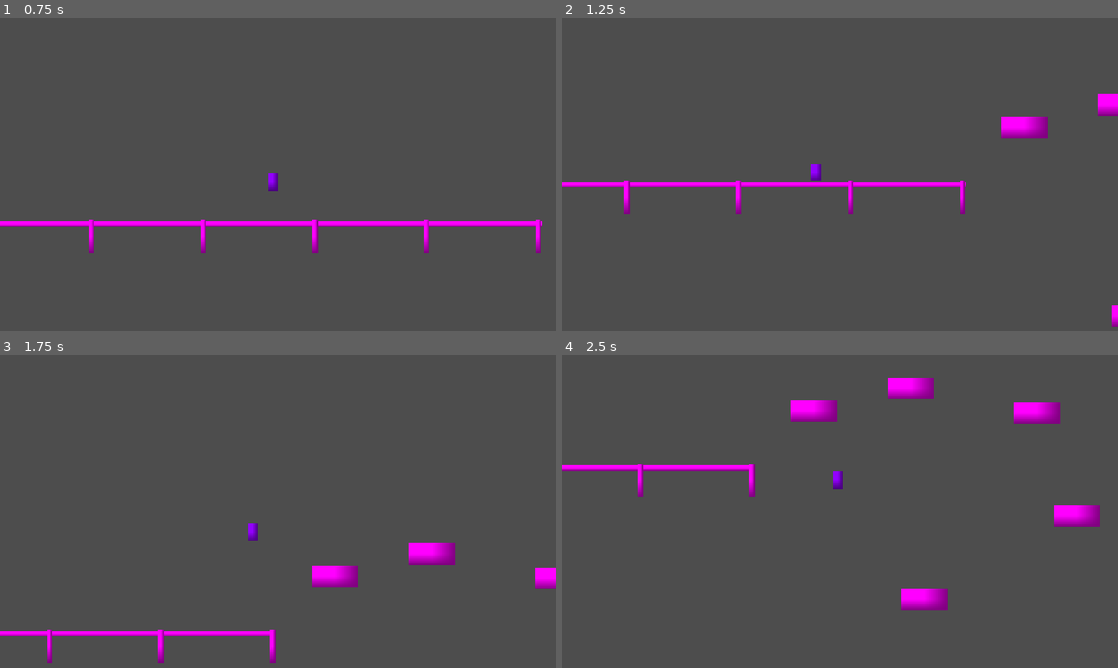
Above: before the commit, frames 1-4 (two rows, left to right).
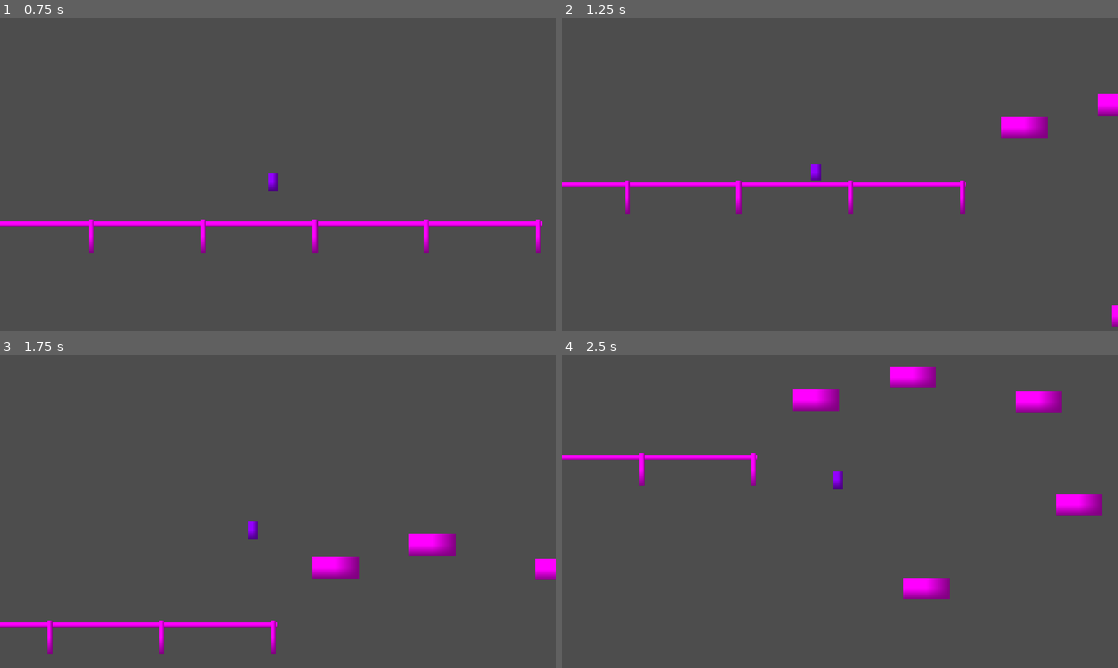
Above: after the commit, the same moments.

Repository: sharwenn-dev/cerulean_eclipse
Game: Godot game, scene res://scenes/test_world.tscn
The game is run twice, just before and just after one commit, with the same random seed, the same clock (stepped at 60 frames per second) and the same inputs.
Inputs:
- Up to frame 1 (0.75 s): tap Enter (ui_accept) at 0.5 s; hold D (ui_right) from 0.53 s (still down); hold Enter (ui_accept) from 0.53 s (still down)
- Up to frame 2 (1.25 s): keep holding D (ui_right); keep holding Enter (ui_accept)
- Up to frame 3 (1.75 s): keep holding D (ui_right); release Enter (ui_accept) at 1.28 s; tap Enter (ui_accept) at 1.35, 1.52 s
- Up to frame 4 (2.5 s): tap Enter (ui_accept) at 1.82 s; release D (ui_right) at 2.03 s; hold A (ui_left) from 2.03 s (still down); hold Enter (ui_accept) from 2.03 s (still down)

Frame 1 is identical in both runs. In frame 2, less than 0.1% of the frame differs, in the area x 11-33%, y 52-63%; in frame 3, 3.6%; in frame 4, 5.3%, in the area x 0-98%, y 3-82%.

Commit message:
11/18/2025 Momentum updates and bug fixes

Diff:
--- a/entities/player.gd
+++ b/entities/player.gd
@@ -1,45 +1,55 @@
 extends CharacterBody2D
-const NORMAL_MAX_SPEED: float = 400.0
-var MAX_SPEED: float = 400.0
-var HOVER_MAX_SPEED: float = 500.0
-const JUMP_VELOCITY: float = -350.0
-const DOUBLE_JUMP_VELOCITY: float = -650.0
-const AERIAL_ACCELERATION: float = 1200.0
-const TURN_ACCELERATION: float = 3000.0
-const HOVER_ACCELERATION: float = 1200.0
-const ACCELERATION: float = 1200.0
-const HOVER_FRICTION: float = 3000.0
-const FRICTION: float = 2000.0
-
+
+# Movement constants
+const NORMAL_MAX_SPEED: float = 400.0  # Default horizontal speed
+var MAX_SPEED: float = 400.0           # Current max speed (can be modified in-game)
+var HOVER_MAX_SPEED: float = 500.0     # Max speed while hovering
+const JUMP_VELOCITY: float = -350.0    # Velocity applied for a normal jump
+const DOUBLE_JUMP_VELOCITY: float = -600.0  # Velocity applied for a double jump
+const AERIAL_ACCELERATION: float = 1200.0   # Acceleration while in air
+const TURN_ACCELERATION: float = 3000.0     # Extra acceleration when changing direction mid-air or on ground
+const HOVER_ACCELERATION: float = 2200.0   # Acceleration while hovering
+const ACCELERATION: float = 1200.0         # Default acceleration
+const HOVER_FRICTION: float = 3000.0       # Friction applied when hovering and no input
+const FRICTION: float = 2500.0             # Friction applied on the ground
+
+# Gravity settings
 @export var base_gravity: float = 1000.0
 @export var falling_gravity: float = 2000.0
 @export var hover_gravity: float = 0.0
-var gravity: float = base_gravity
-
-var jump_buffer: float = 0.01
-var buffer_time: float = 0.1
-var coyote_time: float = 0.0
+var gravity: float = base_gravity  # Current gravity applied
+
+# Jump buffers and timers
+var jump_buffer: float = 0.01       # Tracks buffered jump input
+var buffer_time: float = 0.1        # How long a jump input can be stored
+var coyote_time: float = 0.0        # Allows jumping shortly after leaving the ground
 var added_coyote_time: float = 0.09
-var jump_timer: float = 0.0
+var jump_timer: float = 0.0         # Tracks jump hold duration for variable jump height
 var max_jump_hold: float = 0.2
+
+# Jump state tracking
 var has_double_jumped: bool = false
 var is_jumping: bool = false
 var has_jumped: bool = false
 var hovering: bool = false
-var has_triple_jumped: bool = false
-
+var momentum: Vector2 = Vector2.ZERO  # Stores horizontal momentum (used for smoother transitions)
+
+# Player states
 enum States {IDLE, JUMPING, FALLING, ON_GROUND, HOVERING}
 var state: States = States.IDLE
 
+# Player data for UI or other systems
 @export var data = {
 	"max_health": 100,
 	"health": 100,
 	"hover": 100,
 }
 
+# State handlers for organization
 var state_handlers := {}
 
 func _ready():
+	# Map each state to a function that sets its properties
 	state_handlers = {
 		States.IDLE: _enter_idle,
 		States.JUMPING: _enter_jumping,
@@ -48,12 +58,13 @@
 		States.HOVERING: _enter_hovering,
 	}
 
+# Change player state and call corresponding enter function
 func set_state(new_state) -> void:
-	var previous_state := state
 	state = new_state
 	if state_handlers.has(state):
 		state_handlers[state].call()
 
+# Functions called when entering each state
 func _enter_idle():
 	gravity = base_gravity
 
@@ -67,10 +78,10 @@
 	gravity = falling_gravity
 
 func _enter_hovering():
-	gravity = 0
-	velocity.y = 0
-	is_jumping = false
-
+	gravity = hover_gravity
+	is_jumping = false  # Reset jump status while hovering
+
+# Apply a normal jump
 func do_jump():
 	set_state(States.JUMPING)
 	velocity.y = JUMP_VELOCITY
@@ -79,6 +90,7 @@
 	jump_timer = 0.0
 	jump_buffer = 0.0
 
+# Apply a double jump
 func do_double_jump():
 	set_state(States.JUMPING)
 	velocity.y = DOUBLE_JUMP_VELOCITY
@@ -88,73 +100,81 @@
 	jump_buffer = 0.0
 
 func _physics_process(delta: float) -> void:
-	# HOVER MOVEMENT OVERRIDE
+	# Get player input
+	var input_x = Input.get_axis("ui_left", "ui_right")
+	var input_y = Input.get_axis("ui_up", "ui_down")
+
+	# Reset button functionality
+	if Input.is_action_just_pressed("reset"):
+		get_tree().call_deferred("reload_current_scene")
+
+	# Hovering state handling
 	if state == States.HOVERING:
+		# Press jump to exit hover
 		if Input.is_action_just_pressed("ui_accept"):
-			if HOVER_MAX_SPEED > 500.0:
-				MAX_SPEED = HOVER_MAX_SPEED
-			print("OOUT")
 			set_state(States.FALLING)
-
-		var input_x = Input.get_axis("ui_left", "ui_right")
-		var input_y = Input.get_axis("ui_up", "ui_down")
-		var move_vec = Vector2(input_x, input_y)
-
-		var target_vel = Vector2.ZERO
-		if move_vec.length() > 0:
-			HOVER_MAX_SPEED += 5.0 * delta
-
-
-			move_vec = move_vec.normalized()
-			target_vel = move_vec * HOVER_MAX_SPEED
-
-		var hover_accel = HOVER_ACCELERATION
-		var hover_friction = HOVER_FRICTION
-
-		if move_vec.length() > 0:
-
-			velocity = velocity.move_toward(target_vel, hover_accel * delta)
-		else:
-			HOVER_MAX_SPEED = 600.0
-			velocity = velocity.move_toward(Vector2.ZERO, hover_friction * delta)
+			gravity = falling_gravity
+		else:
+			# Horizontal and vertical movement while hovering
+			var move_vec = Vector2(input_x, input_y)
+
+			# If no input, allow pressing jump or down to control vertical movement
+			if move_vec.length() == 0:
+				if Input.is_action_pressed("ui_accept"):
+					move_vec.y = -1
+				elif Input.is_action_pressed("ui_down"):
+					move_vec.y = 1
+
+			# If there is input, normalize movement and scale by hover speed
+			if move_vec.length() > 0:
+				HOVER_MAX_SPEED = clamp(HOVER_MAX_SPEED + 5.0 * delta, 500.0, 700.0)
+				move_vec = move_vec.normalized() * HOVER_MAX_SPEED
+			else:
+				move_vec = Vector2.ZERO
+				HOVER_MAX_SPEED = 500.0
+
+			# Move towards target velocity smoothly
+			velocity = velocity.move_toward(move_vec, HOVER_ACCELERATION * delta)
+
+			# Store momentum for smooth transition when leaving hover
+			momentum = velocity
 
 		move_and_slide()
 		return
 
-	var direction: float = Input.get_axis("ui_left", "ui_right")
-	var target_speed: float = direction * MAX_SPEED
-
-	var accel: float = ACCELERATION
-	if velocity.x >= MAX_SPEED * 0.99 or -velocity.x >= MAX_SPEED * 0.99 :
-		if not is_on_floor():
-			MAX_SPEED += 7.0 * delta
-			print("air sped")
-			print(MAX_SPEED)
-		elif MAX_SPEED > NORMAL_MAX_SPEED:
-			MAX_SPEED -= 4.0 * delta
-			print("Ground speed")
-			print(MAX_SPEED)
-	elif MAX_SPEED > NORMAL_MAX_SPEED:
-			print(MAX_SPEED)
-			MAX_SPEED = NORMAL_MAX_SPEED
-	if direction != 0 and sign(direction) != sign(velocity.x) and velocity.x != 0:
+	# Jump buffering logic (allows pressing jump slightly before landing)
+	if Input.is_action_just_pressed("ui_accept"):
+		jump_buffer = buffer_time
+	elif jump_buffer > 0:
+		jump_buffer -= delta
+
+	# Horizontal movement target
+	var target_speed = input_x * MAX_SPEED
+	var accel = ACCELERATION
+
+	# Apply extra acceleration when changing direction quickly
+	if input_x != 0 and sign(input_x) != sign(velocity.x) and velocity.x != 0:
 		accel = TURN_ACCELERATION
 		MAX_SPEED = NORMAL_MAX_SPEED
+
+	# Apply movement differently depending on whether player is on the ground
 	if is_on_floor():
-
-		if direction != 0:
+		if input_x != 0:
 			velocity.x = move_toward(velocity.x, target_speed, accel * delta)
 		else:
+			# Decay horizontal momentum when idle
 			velocity.x = move_toward(velocity.x, 0, FRICTION * delta)
 	else:
-		var air_accel: float = AERIAL_ACCELERATION
-		if direction != 0 and sign(direction) != sign(velocity.x) and velocity.x != 0:
+		var air_accel = AERIAL_ACCELERATION
+		if input_x != 0 and sign(input_x) != sign(velocity.x) and velocity.x != 0:
 			air_accel = TURN_ACCELERATION
-		if direction != 0:
+		if input_x != 0:
 			velocity.x = move_toward(velocity.x, target_speed, air_accel * delta)
 		else:
-			velocity.x = move_toward(velocity.x, 0, (AERIAL_ACCELERATION * 0.35) * delta)
-
+			# Apply momentum stored from previous state for smoother transitions
+			velocity.x = move_toward(velocity.x, momentum.x, (air_accel * 0.5) * delta)
+
+	# Vertical movement (gravity & jump)
 	if not is_on_floor():
 		if velocity.y < 0:
 			if is_jumping and Input.is_action_pressed("ui_accept") and jump_timer < max_jump_hold:
@@ -172,37 +192,36 @@
 				velocity.y += falling_gravity * delta
 				set_state(States.FALLING)
 	else:
+		# Reset jumps and momentum on ground
 		is_jumping = false
 		has_jumped = false
 		has_double_jumped = false
 		hovering = false
 		coyote_time = added_coyote_time
-
-	if Input.is_action_just_pressed("ui_accept"):
-		jump_buffer = buffer_time
-	elif jump_buffer > 0:
-		jump_buffer -= delta
-
+		momentum.x = velocity.x
+
+	# Reduce coyote time timer
 	if not is_on_floor() and coyote_time > 0:
 		coyote_time -= delta
 
-	if jump_buffer > 0 and (is_on_floor() or coyote_time > 0) and not has_jumped:
-		do_jump()
-		coyote_time = 0.0
-	elif jump_buffer > 0 and (not is_on_floor() or coyote_time > 0) and not has_double_jumped:
-		do_double_jump()
-		coyote_time = 0.0
-	elif jump_buffer > 0 and not is_on_floor() and has_double_jumped:
-		set_state(States.HOVERING)
-		velocity.y = 0
-		jump_buffer = 0
-		is_jumping = false
-
+	# Check jump buffer to trigger jumps
+	if jump_buffer > 0:
+		if (is_on_floor() or coyote_time > 0) and not has_jumped:
+			do_jump()
+			coyote_time = 0.0
+		elif (not is_on_floor() or coyote_time > 0) and not has_double_jumped:
+			do_double_jump()
+			coyote_time = 0.0
+		elif not is_on_floor() and has_double_jumped and not hovering:
+			# Start hovering if double jump is used and player is in air
+			set_state(States.HOVERING)
+			velocity.y = 0
+			jump_buffer = 0
+			is_jumping = false
+
+	# End variable jump height when jump button is released
 	if Input.is_action_just_released("ui_accept"):
 		jump_timer = max_jump_hold
 		is_jumping = false
 
-	if Input.is_action_just_pressed("reset"):
-		get_tree().call_deferred("reload_current_scene")
-
-	move_and_slide()
+	move_and_slide()  # Apply movement and collisions
